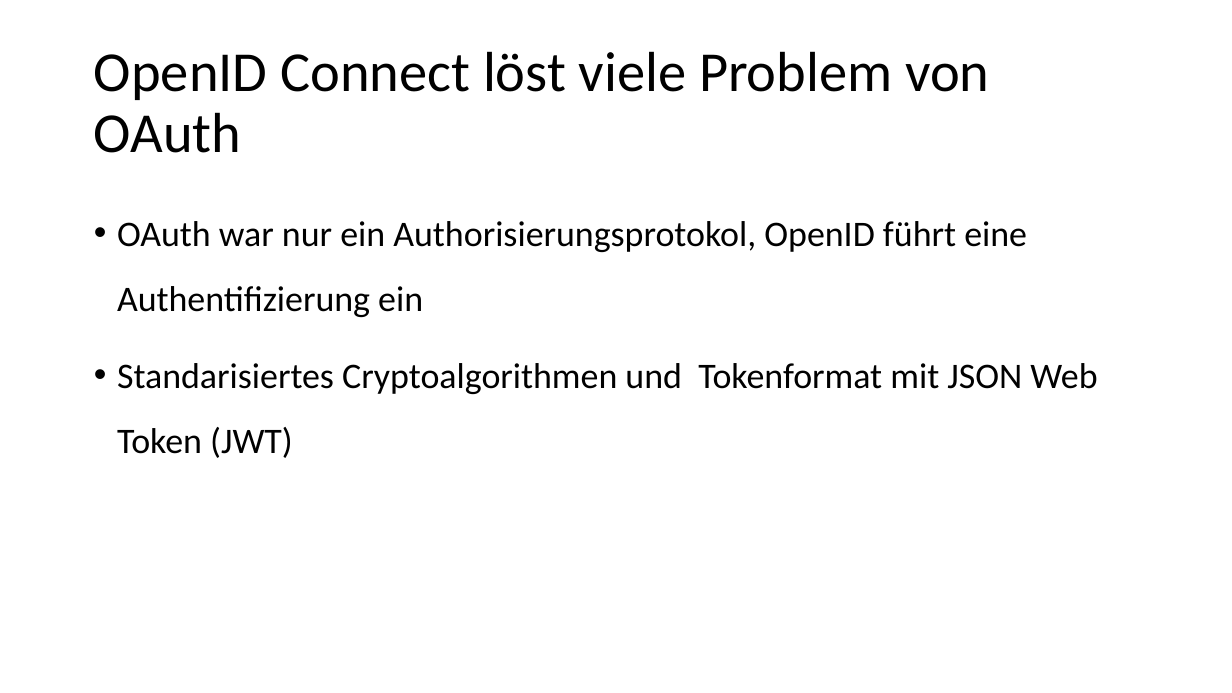
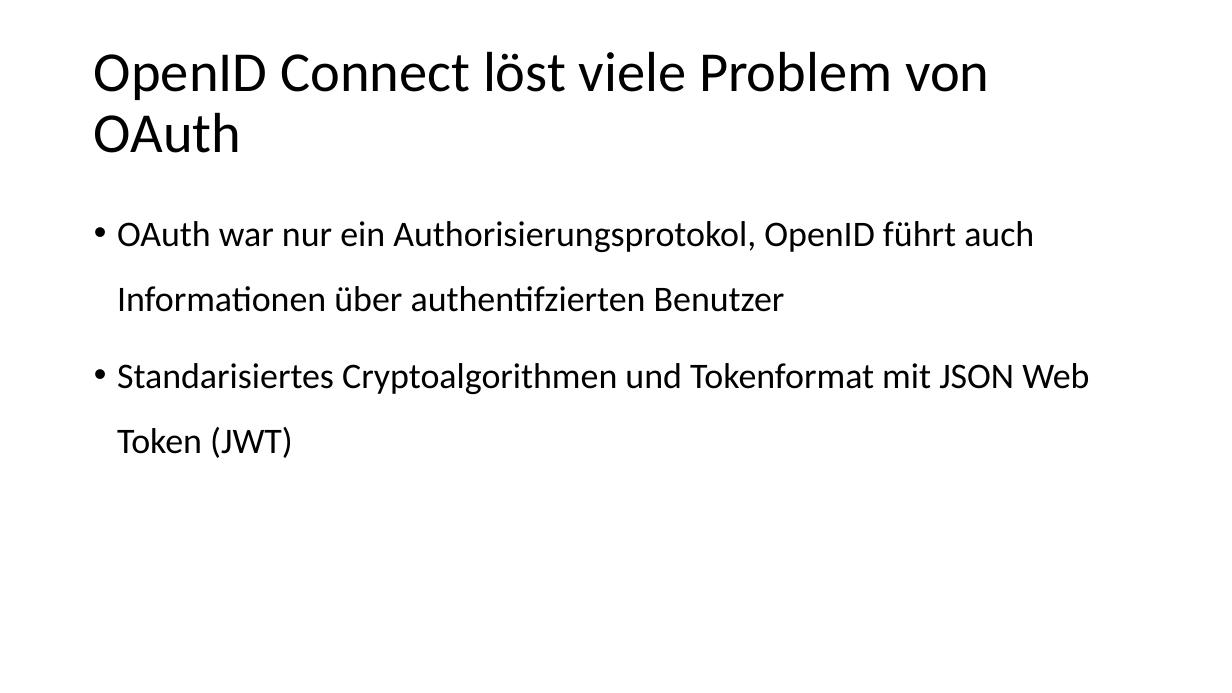
Before and after one commit to kalcik/talks-and-events, a slide deck: slide 26 of oidc-oauth/OpenIDConnect & OAuth.pptx. Drawn at 1232x693 pixels with LibreOffice and Linux fonts; fonts in the diff are those of the drawing. Boxes give left, top, right and bottom in pixels: in the first picture for what was removed or moved away, otherwise in the second. Text is boxed around its words. In the diff, an @@ line names an element or a change of style, - is before the commit and + after.

Commit message:
Update slides

```diff
--- a/oidc-oauth/OpenIDConnect & OAuth.pptx
+++ b/oidc-oauth/OpenIDConnect & OAuth.pptx
@@ text at box(117, 221, 1034, 312): text changed @@
-• OAuth war nur ein Authorisierungsprotokol, OpenID führt eine Authentifizierung ein
+• OAuth war nur ein Authorisierungsprotokol, OpenID führt auch Informationen über authentifzierten Benutzer
```
Also in this commit, not shown: 9 other slides changed.
